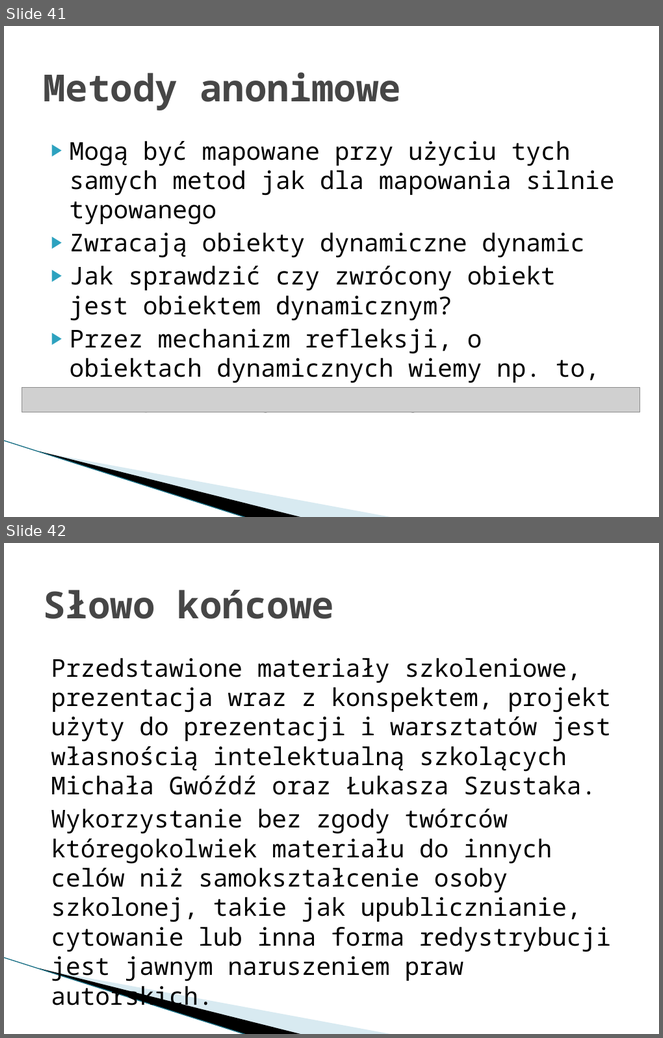
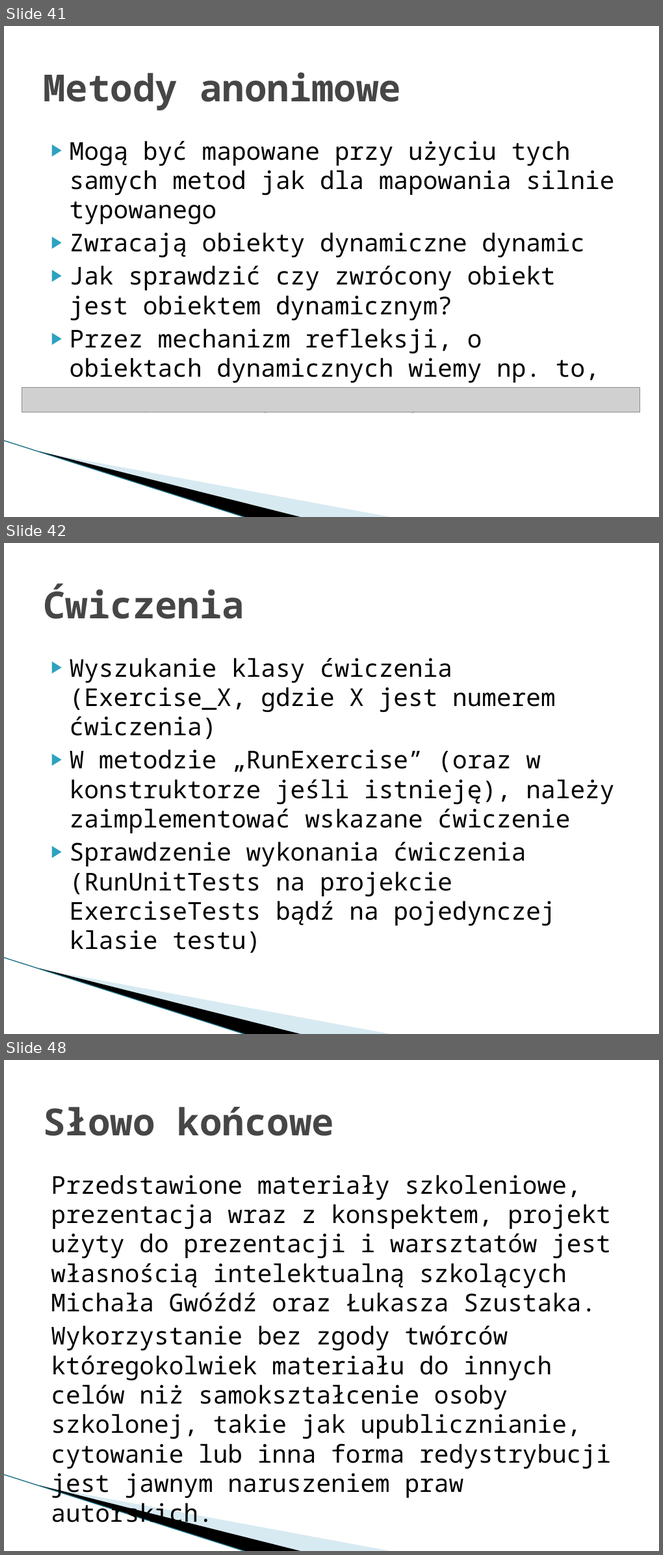
Before and after one commit to mietghar/Dapper_Workshop, a slide deck: Files/Szkolenie warsztatowe Dapper.pptx. Shown one above the other, each under a label of ours: slides 41 and 42 before the commit, slides 41, 42 and 48 after it; the slides between them are not shown. The pictures are 663x1038 and 663x1555 pixels, drawn with LibreOffice and Linux fonts; fonts in the diff are those of the drawing; grey boxes stand for pictures; background and template pictures are left out. Boxes give left, top, right and bottom in pixels: in the first picture for what was removed or moved away, otherwise in the second. Text is boxed around its words. In the diff, an @@ line names an element or a change of style, - is before the commit and + after.

Commit message:
aktualizacja prezentacji oraz drobne poprawki

```diff
--- a/Files/Szkolenie warsztatowe Dapper.pptx
+++ b/Files/Szkolenie warsztatowe Dapper.pptx
@@ slide 42 added at (4,543,659,1034), background #FFFFFF; not listed: 3 template elements that a slide beside it also shows @@
@@ title added at (43,583,244,619), 41 pt, text #464646, bold @@
+Ćwiczenia
@@ text added at (70,658,614,953), 27 pt, text #000000 @@
+▶ Wyszukanie klasy ćwiczenia (Exercise_X, gdzie X jest numerem ćwiczenia)
+▶ W metodzie „RunExercise” (oraz w konstruktorze jeśli istnieję), należy zaimplementować wskazane ćwiczenie
+▶ Sprawdzenie wykonania ćwiczenia (RunUnitTests na projekcie ExerciseTests bądź na pojedynczej klasie testu)
@@ what was slide 42 is now slide 48 @@
```
Also in this commit, not shown: 5 other slides added, 4 other files.
